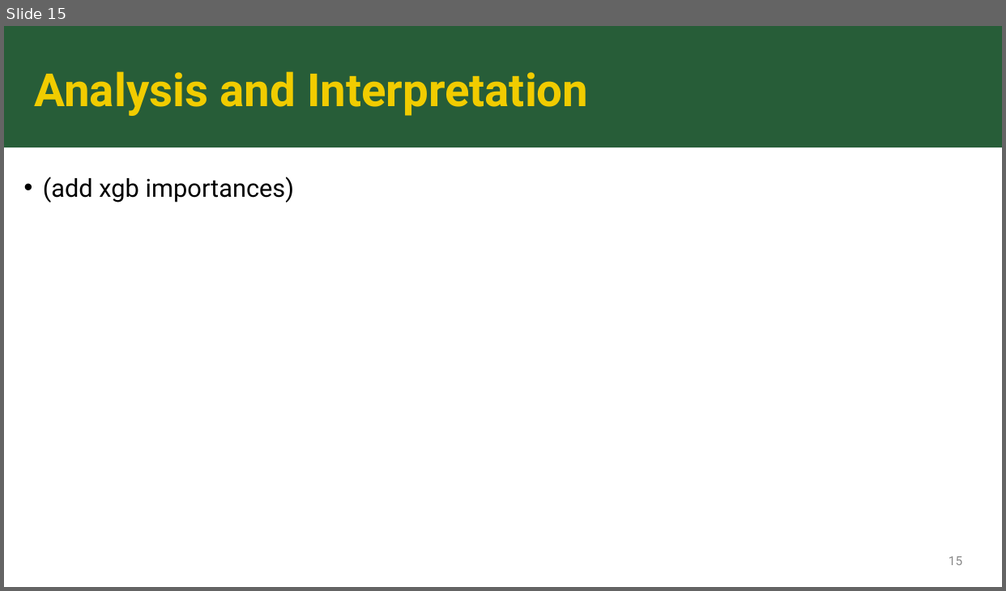
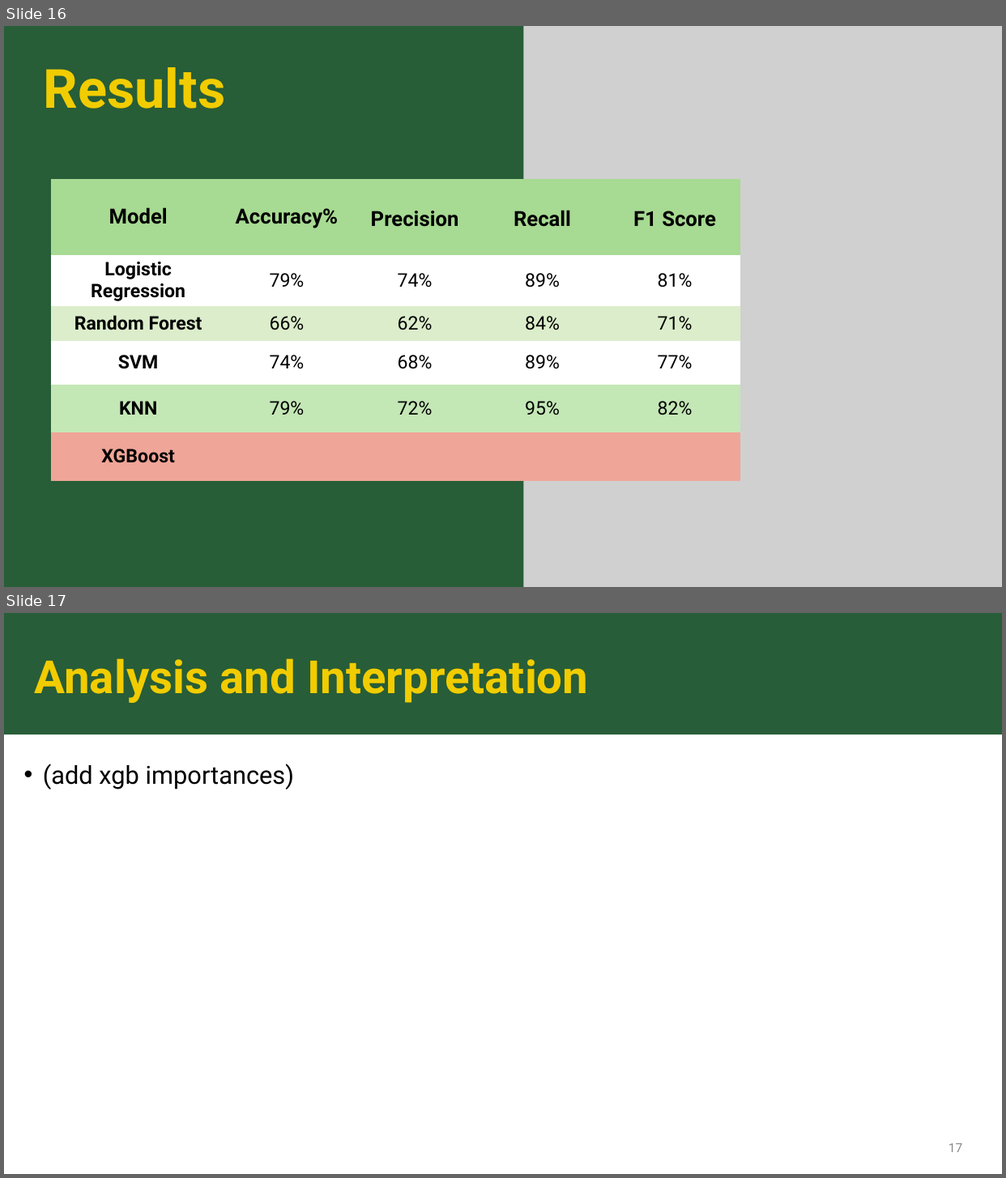
Before and after one commit to sk2003hw/Airline_Delay_and_Cancellation_Analysis, a slide deck: MATH 509_Project Presentation_Draft.pptx. Shown one above the other, each under a label of ours: slide 15 before the commit, slides 16 and 17 after it. The pictures are 1006x591 and 1006x1178 pixels, drawn with LibreOffice and Linux fonts; fonts in the diff are those of the drawing; grey boxes stand for pictures. Boxes give left, top, right and bottom in pixels: in the first picture for what was removed or moved away, otherwise in the second. Text is boxed around its words. In the diff, an @@ line names an element or a change of style, - is before the commit and + after.

Commit message:
updated ppt after modelling and metrics

```diff
--- a/MATH 509_Project Presentation_Draft.pptx
+++ b/MATH 509_Project Presentation_Draft.pptx
@@ slide 16 added at [4, 26, 1002, 587], background #275D37 @@
@@ picture added at [523, 26, 1002, 587] @@
@@ title added at [44, 67, 226, 109], 52 pt, text #F1CC00, bold @@
+Results
@@ table added at [51, 179, 741, 482], 6 rows, 5 columns @@
+Model | Accuracy% | Precision | Recall | F1 Score
+Logistic Regression | 79% | 74% | 89% | 81%
+Random Forest | 66% | 62% | 84% | 71%
+SVM | 74% | 68% | 89% | 77%
+KNN | 79% | 72% | 95% | 82%
+XGBoost |  |  |  | 
@@ what was slide 15 is now slide 17 @@
@@ page number at [948, 1144, 962, 1152]: text changed @@
-15
+17
```
Also in this commit, not shown: 9 slides changed, 5 other slides added, 4 slides removed.
